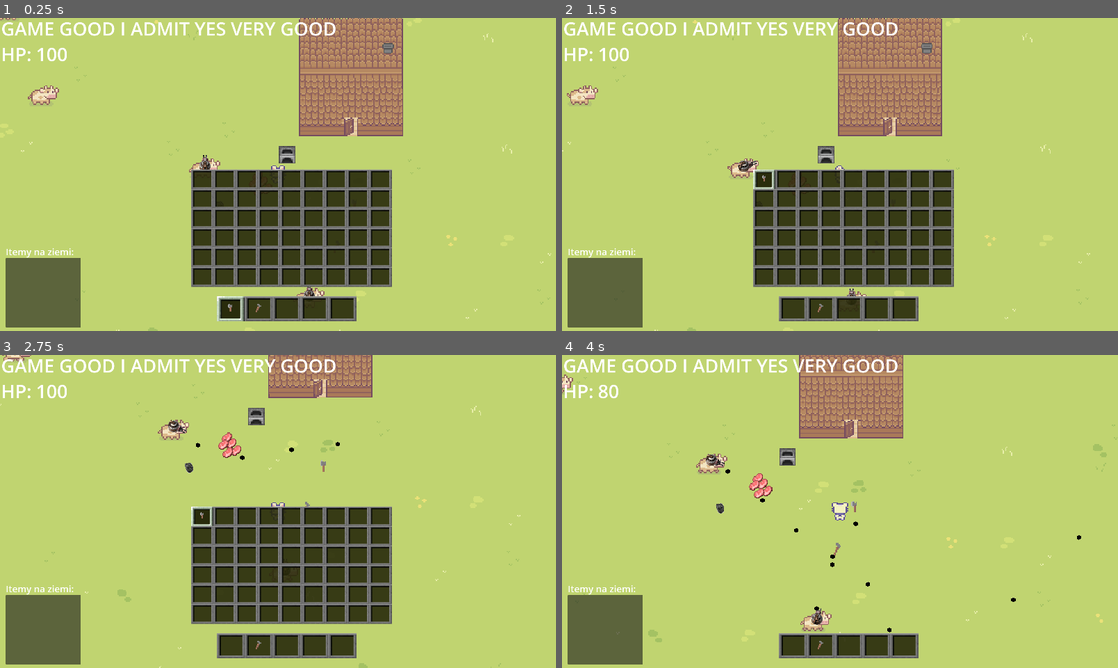
Above: before the commit, frames 1-4 (two rows, left to right).
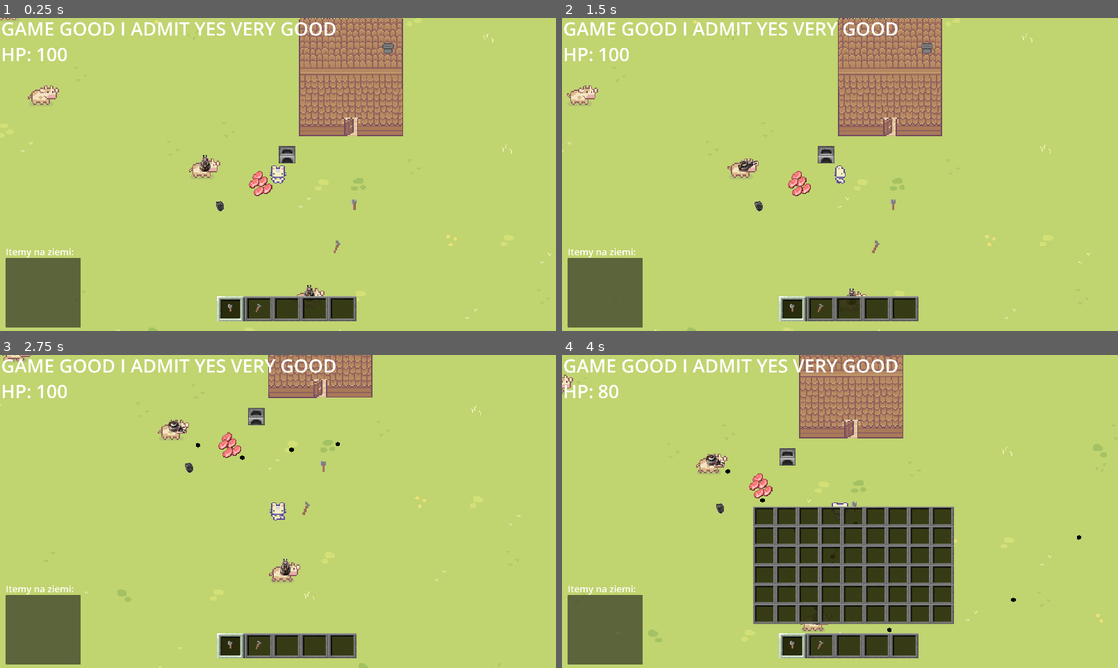
Above: after the commit, the same moments.

Repository: maciulex/First-game-in-godot
Game: Godot game, scene res://gameLevels/mainLevel/game_level.tscn
Two runs of this game, one before a commit and one after it. Both use one fixed random seed, a clock stepped at 60 frames per second and the inputs below.
Inputs (mouse positions are in pixels of both pictures, inside the frame that each line leads up to):
- Up to frame 1 (0.25 s): no input
- Up to frame 2 (1.5 s): click (762, 180) at 0.52 s; hold D (right) from 1.28 s (still down); hold E (e) from 1.28 s (still down)
- Up to frame 3 (2.75 s): tap Space (space) at 1.55, 2.1 s; release D (right) at 2.03 s; release E (e) at 2.03 s; hold S (down) from 2.03 s (still down); tap E (e) at 2.3 s
- Up to frame 4 (4 s): release S (down) at 2.78 s; hold D (right) 2.78-3.53 s; hold E (e) 2.78-3.53 s; tap Space (space) at 3.05 s; hold W (up) from 3.53 s (still down); tap Tab (eq) at 3.6 s; tap E (e) at 3.8 s

The runs differ from the first frame. In frame 1, 14% of the frame differs, in the area x 34-71%, y 48-86%; in frame 2, 14%, in the area x 34-71%, y 48-97%; in frame 3, 14%; in frame 4, 14%.

Commit message:
furnace inventory load amounts & sprites

Diff:
--- a/character/player.gd
+++ b/character/player.gd
@@ -78,6 +78,7 @@
 	move_and_slide();
 
 func closeStorageTypeObject():
+	playerData.activeObject = null;
 	blockPlayerActionForTime(0.2);
 	unblockPlayerMovement();
 	$Control/Inventory.closeBlockInventory();
@@ -90,15 +91,14 @@
 	$actionLock.start(time)
 	playerData.actionLock = true;
 
-func openBlockInventory(blockInventory, pattern):
-	$Control/Inventory.openBlockInventory(blockInventory, pattern);
+func openBlockInventory(object):
+	$Control/Inventory.openBlockInventory(object);
 
 
 func actionGroup():
 	if (playerData.activeObject != null):
-		closeStorageTypeObject();
-		playerData.activeObject = null;
-		return;
+		return closeStorageTypeObject();
+
 	var object = getColliderFromVector(playerData.lookingDirection);
 	if (object == null):
 		return;
@@ -106,7 +106,7 @@
 		match object.PrimaryName:
 			"Furnace":
 				openStorageTypeObject();
-				openBlockInventory(object.inventory, object.displayPattern)
+				openBlockInventory(object)
 				playerData.activeObject = (object);
 
 func animationForWalkOrIdle(move_input : Vector2):
--- a/character/player.tscn
+++ b/character/player.tscn
@@ -902,7 +902,6 @@
 size = Vector2(8, 16)
 
 [node name="Player" type="CharacterBody2D" groups=["CowEnemy"]]
-z_index = 500
 collision_layer = 3
 collision_mask = 3
 script = ExtResource("1_mn1hc")
--- a/interface/Inventory.gd
+++ b/interface/Inventory.gd
@@ -14,7 +14,6 @@
 ];
 
 func selectItemInToolBar(inventoryObject):
-	print(inventoryObject.index);
 	InventoryBoxes[playerData.equipedTool].get_node("UnselectedItem/SelectedItem").visible = false;
 	playerData.equipedTool = inventoryObject.index;
 	inventoryObject.get_node("UnselectedItem/SelectedItem").visible = true;
@@ -90,30 +89,34 @@
 		if (Input.get_action_strength(str(i+1)) == 1):
 			selectItemInToolBar(InventoryBoxes[i])
 
-var boxInventoryPattern = null;
-var boxInventory = null;
+var blockInventoryOpened = null;
+var boxInventoryContainer =null;
 
-func openBlockInventory(inventory, pattern):
+func openBlockInventory(BLOCK):
 	openPlayerInventory();
 	blockInventoryChange = true;
-	boxInventoryPattern = pattern;
-	boxInventory = inventory;
-	match pattern:
+	blockInventoryOpened = BLOCK
+	match blockInventoryOpened.displayPattern:
 		"blockFuseTypeInventory":
-			$blockFuseTypeInventory.visible = true;
-	pass;
+			boxInventoryContainer = $blockFuseTypeInventory;
+	updateBlockInventory();
+	boxInventoryContainer.visible = true;
 
 func updateBlockInventory():
-	pass;
+	var counter = 1;
+	for item in blockInventoryOpened.inventory:
+		var inventoryBox = boxInventoryContainer.get_node("BlockInventory"+str(counter));
+		loadSpriteForToolBarIndex(item, inventoryBox);
+		updateToolbarAmountValAtIndex(item, inventoryBox)
+		counter += 1;
 
 func closeBlockInventory():
 	blockInventoryChange = false;
 	closePlayerInventory();
-	match boxInventoryPattern:
-		"blockFuseTypeInventory":
-			$blockFuseTypeInventory.visible = false;
-	boxInventoryPattern = null;
-	boxInventory = null;
+	boxInventoryContainer.visible = false;
+
+	boxInventoryContainer= null;
+	blockInventoryOpened = null;
 
 func inventoryBoxClicked(space):
 	if (space.find("BlockInventory") != -1):
--- a/interface/control.tscn
+++ b/interface/control.tscn
@@ -93,6 +93,7 @@
 script = ExtResource("5_xpikk")
 
 [node name="MainInventory" type="GridContainer" parent="Inventory"]
+visible = false
 layout_mode = 0
 offset_left = 93.0
 offset_top = 132.0
--- a/utils/furniture/furnace/furnace.gd
+++ b/utils/furniture/furnace/furnace.gd
@@ -5,3 +5,9 @@
 @export var active :bool = false;
 @export var inventory = [null,null,null];
 @export var displayPattern = "blockFuseTypeInventory";
+
+
+func _ready():
+	var coal = preload("res://utils/items/coal/coal.tscn").instantiate();
+	coal.Amount = 10;
+	inventory[0] = coal;
